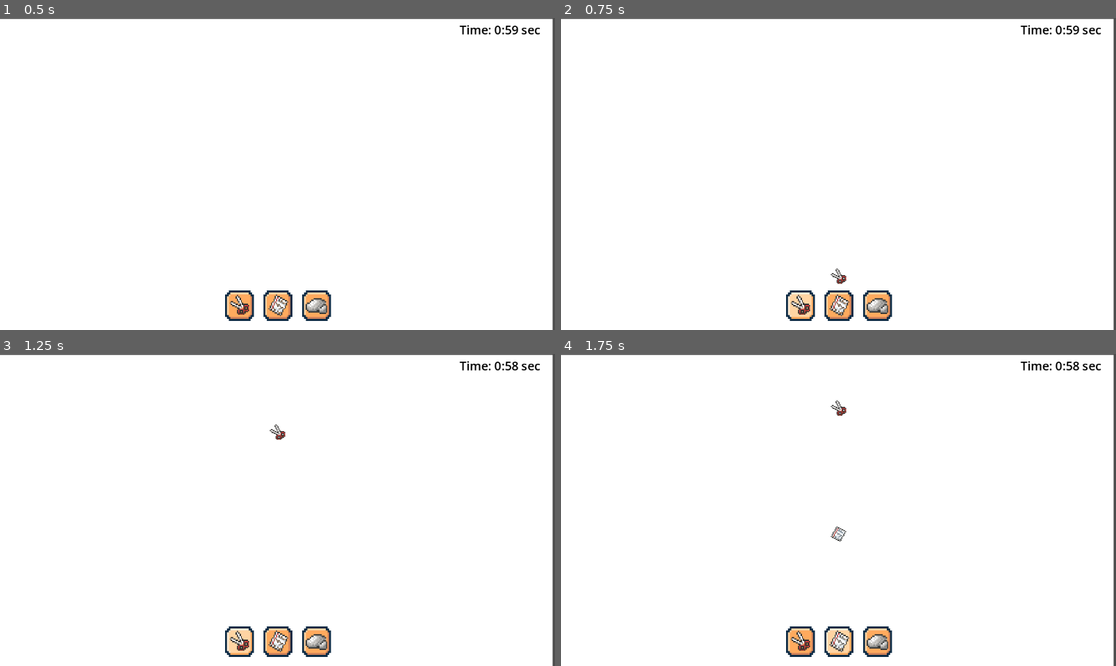
Above: before the commit, frames 1-4 (two rows, left to right).
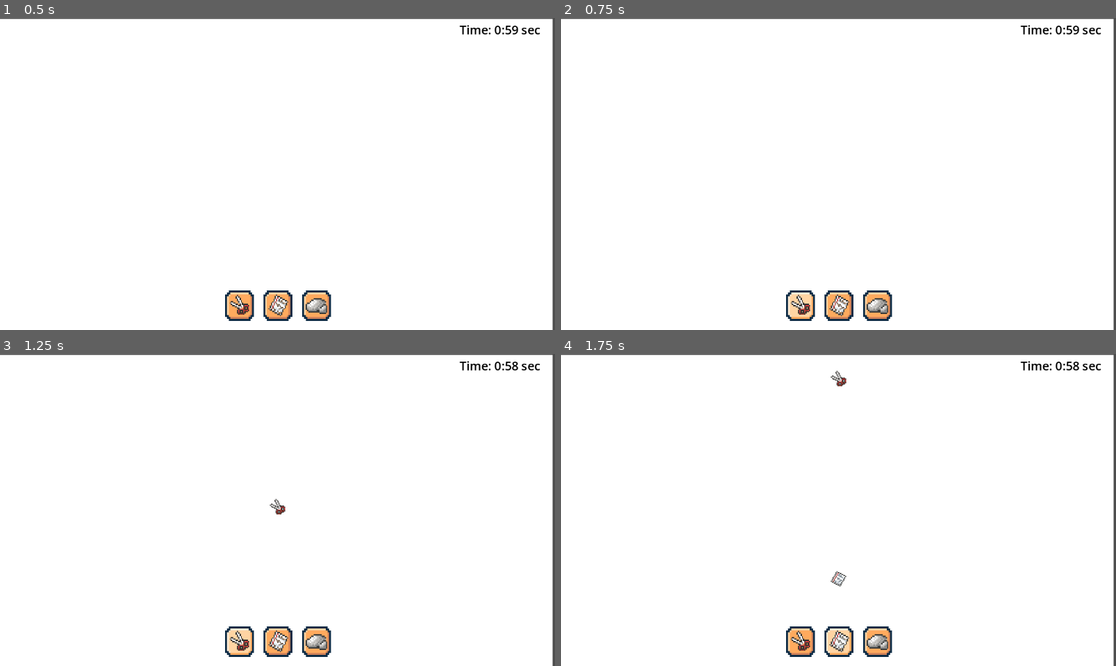
Above: after the commit, the same moments.

Repository: WebsterMiguelle/UnnamedRPS_MockProject
Game: Godot game, scene res://Box.tscn
Same seed, same stepped clock (60 frames per second), same inputs: the game is played once before the commit and once after it.
Inputs (mouse positions are in pixels of both pictures, inside the frame that each line leads up to):
- Up to frame 1 (0.5 s): no input
- Up to frame 2 (0.75 s): click (799, 305) at 0.5 s
- Up to frame 3 (1.25 s): no input
- Up to frame 4 (1.75 s): click (838, 641) at 1.25 s

Frame 1 is identical in both runs. In frame 2, less than 0.1% of the frame differs, in the area x 48-52%, y 80-86%; in frame 3, 0.1%; in frame 4, 0.3%, in the area x 48-52%, y 5-75%.

Commit message:
Did some code changes unta dili mali huhu

Diff:
--- a/Circle.tscn
+++ b/Circle.tscn
@@ -1,24 +1,23 @@
 [gd_scene format=3 uid="uid://chgh2n15nmtah"]
 
-[ext_resource type="Texture2D" uid="uid://bpqid0b3j45nr" path="res://ASSETS/Icons.png" id="1_ortn3"]
-[ext_resource type="Script" path="res://circle.gd" id="1_ot13w"]
+[ext_resource type="Script" uid="uid://wgtpnany1cdv" path="res://circle.gd" id="1_ot13w"]
+[ext_resource type="Texture2D" uid="uid://bpqid0b3j45nr" path="res://ASSETS/Icons.png" id="2_whlr7"]
 
-[sub_resource type="CircleShape2D" id="CircleShape2D_ot13w"]
-radius = 15.0
+[sub_resource type="CircleShape2D" id="CircleShape2D_0gr8u"]
+radius = 15.033297
 
-[sub_resource type="AtlasTexture" id="AtlasTexture_j0i48"]
-atlas = ExtResource("1_ortn3")
+[sub_resource type="AtlasTexture" id="AtlasTexture_ho7wi"]
+atlas = ExtResource("2_whlr7")
 region = Rect2(0, 0, 16, 16)
 
-[node name="circle" type="Node2D" unique_id=687958165]
+[node name="circle" type="Area2D" unique_id=1634281257]
 script = ExtResource("1_ot13w")
 
-[node name="Area2D" type="Area2D" parent="." unique_id=1947728827]
+[node name="CollisionShape2D" type="CollisionShape2D" parent="." unique_id=819784350]
+shape = SubResource("CircleShape2D_0gr8u")
 
-[node name="CollisionShape2D" type="CollisionShape2D" parent="Area2D" unique_id=1194783480]
-shape = SubResource("CircleShape2D_ot13w")
-debug_color = Color(0.42318463, 9.0846794e-07, 3.128499e-07, 1)
+[node name="Sprite2D" type="Sprite2D" parent="." unique_id=1411078910]
+scale = Vector2(2, 2)
+texture = SubResource("AtlasTexture_ho7wi")
 
-[node name="Sprite2D" type="Sprite2D" parent="." unique_id=840144252]
-scale = Vector2(2, 2)
-texture = SubResource("AtlasTexture_j0i48")
+[connection signal="area_entered" from="." to="." method="_on_area_entered"]
--- a/Square.tscn
+++ b/Square.tscn
@@ -10,12 +10,10 @@
 atlas = ExtResource("1_y4sij")
 region = Rect2(16, 0, 16, 16)
 
-[node name="Square" type="Node2D" unique_id=1330030281]
+[node name="Square" type="Area2D" unique_id=489151545]
 script = ExtResource("1_2eeqm")
 
-[node name="Area2D" type="Area2D" parent="." unique_id=1778728690]
-
-[node name="CollisionShape2D" type="CollisionShape2D" parent="Area2D" unique_id=800440697]
+[node name="CollisionShape2D" type="CollisionShape2D" parent="." unique_id=800440697]
 position = Vector2(3.8146973e-06, -1.1920929e-07)
 scale = Vector2(2.5, 2.5)
 shape = SubResource("CircleShape2D_1dlly")
--- a/Triangle.tscn
+++ b/Triangle.tscn
@@ -1,22 +1,23 @@
 [gd_scene format=3 uid="uid://c2dfcg4f1eu2j"]
 
 [ext_resource type="Texture2D" uid="uid://bpqid0b3j45nr" path="res://ASSETS/Icons.png" id="1_5f5wb"]
-[ext_resource type="Script" path="res://triangle.gd" id="1_idvkf"]
+[ext_resource type="Script" uid="uid://cog0rmh3s3mf" path="res://triangle.gd" id="1_idvkf"]
 
 [sub_resource type="CircleShape2D" id="CircleShape2D_l2v75"]
+radius = 15.0
 
 [sub_resource type="AtlasTexture" id="AtlasTexture_ga73r"]
 atlas = ExtResource("1_5f5wb")
 region = Rect2(0, 16, 16, 16)
 
-[node name="triangle" type="Node2D" unique_id=830929463]
+[node name="triangle" type="Area2D" unique_id=1056955307]
 script = ExtResource("1_idvkf")
 
-[node name="Area2D" type="Area2D" parent="." unique_id=1903506441]
-
-[node name="CollisionPolygon2D" type="CollisionShape2D" parent="Area2D" unique_id=1107224988]
+[node name="CollisionPolygon2D" type="CollisionShape2D" parent="." unique_id=17781330]
 shape = SubResource("CircleShape2D_l2v75")
 
 [node name="Sprite2D" type="Sprite2D" parent="." unique_id=1128632571]
 scale = Vector2(2, 2)
 texture = SubResource("AtlasTexture_ga73r")
+
+[connection signal="area_entered" from="." to="." method="_on_area_entered"]
--- a/background.gd
+++ b/background.gd
@@ -43,16 +43,22 @@
 	animate_up(shape)
 
 func _process(_delta):
-	for player in get_children():
-		if player.name == "Player":
-			check_clash(player)
+	pass
 
 
 func animate_up(shape):
+	var screen_size = get_viewport().size
 	var tween = create_tween()
-	tween.tween_property(shape, "position:y", shape.position.y - (get_viewport().size.y + 100), 1)
-	#ADD A COLLISION DETECTION THING HERE WHERE IF THE COLLISION IS DETECTED THEN THE SHAPE
-	tween.tween_property(shape, "position:y", shape.position.y, 1)
+
+	tween.tween_property(shape, "global_position:y", -100, 1.5)\
+		.set_trans(Tween.TRANS_LINEAR)
+
+	tween.tween_callback(despawn_shape.bind(shape))
+
+func despawn_shape(shape):
+	print("That shape despawned")
+	if is_instance_valid(shape):
+		shape.queue_free()
 
 
 func spawn_enemy_top():
@@ -79,27 +85,24 @@
 	var tween = create_tween()
 	tween.tween_property(enemy, "position:y",PLAYER_LINE_Y - 50, 3)  # moves downward in a line
 
+func resolve_rps(player_node, enemy_node):
+	var p_type = player_node.type_name
+	var e_type = enemy_node.type_name
 
-func check_clash(player_shape):
-	for enemy in get_children():
-		if enemy.name == "Enemy" and player_shape.global_position.distance_to(enemy.global_position) < 40:
-			resolve_rps(player_shape.type_name, enemy.type_name)
-			enemy.queue_free()
-			player_shape.queue_free()
-
-
-func resolve_rps(player_type, enemy_type):
-	if player_type == enemy_type:
+	if p_type == e_type:
 		print("Draw!")
-	elif (player_type == "Triangle" and enemy_type == "Square") or \
-		 (player_type == "Square" and enemy_type == "Circle") or \
-		 (player_type == "Circle" and enemy_type == "Triangle"):
+	elif (p_type == "Triangle" and e_type == "Square") or \
+		 (p_type == "Square" and e_type == "Circle") or \
+		 (p_type == "Circle" and e_type == "Triangle"):
 		print("Player Wins!")
 		player_score += points_per_win
 		update_score_label()
 	else:
 		print("Player Loses!")
 		show_game_over()
+
+	player_node.queue_free()
+	enemy_node.queue_free()
 
 
 func _on_enemy_timer_timeout() -> void:
--- a/circle.gd
+++ b/circle.gd
@@ -1,12 +1,12 @@
-extends Node2D
+extends Area2D
 
-@export var type_name = "Circle"
+@export var type_name: String = "Circle"
 
-# Called when the node enters the scene tree for the first time.
 func _ready() -> void:
-	pass # Replace with function body.
+	area_entered.connect(_on_area_entered)
 
+func _on_area_entered(area: Area2D) -> void:
+	if self.name == "Player" and area.name == "Enemy":
 
-# Called every frame. 'delta' is the elapsed time since the previous frame.
-func _process(delta: float) -> void:
-	pass
+		if get_parent().has_method("resolve_rps"):
+			get_parent().resolve_rps(self, area)
--- a/square.gd
+++ b/square.gd
@@ -1,12 +1,11 @@
-extends Node2D
+extends Area2D
 
-@export var type_name = "Square"
+@export var type_name: String = "Square"
 
-# Called when the node enters the scene tree for the first time.
 func _ready() -> void:
-	pass # Replace with function body.
+	area_entered.connect(_on_area_entered)
 
-
-# Called every frame. 'delta' is the elapsed time since the previous frame.
-func _process(delta: float) -> void:
-	pass
+func _on_area_entered(area: Area2D) -> void:
+	if self.name == "Player" and area.name == "Enemy":
+		if get_parent().has_method("resolve_rps"):
+			get_parent().resolve_rps(self, area)
--- a/triangle.gd
+++ b/triangle.gd
@@ -1,12 +1,11 @@
-extends Node2D
+extends Area2D
 
-@export var type_name = "Triangle"
+@export var type_name: String = "Triangle"
 
-# Called when the node enters the scene tree for the first time.
 func _ready() -> void:
-	pass # Replace with function body.
+	area_entered.connect(_on_area_entered)
 
-
-# Called every frame. 'delta' is the elapsed time since the previous frame.
-func _process(delta: float) -> void:
-	pass
+func _on_area_entered(area: Area2D) -> void:
+	if self.name == "Player" and area.name == "Enemy":
+		if get_parent().has_method("resolve_rps"):
+			get_parent().resolve_rps(self, area)
Not shown: 1 places in Square.tscn that only renumber resources
